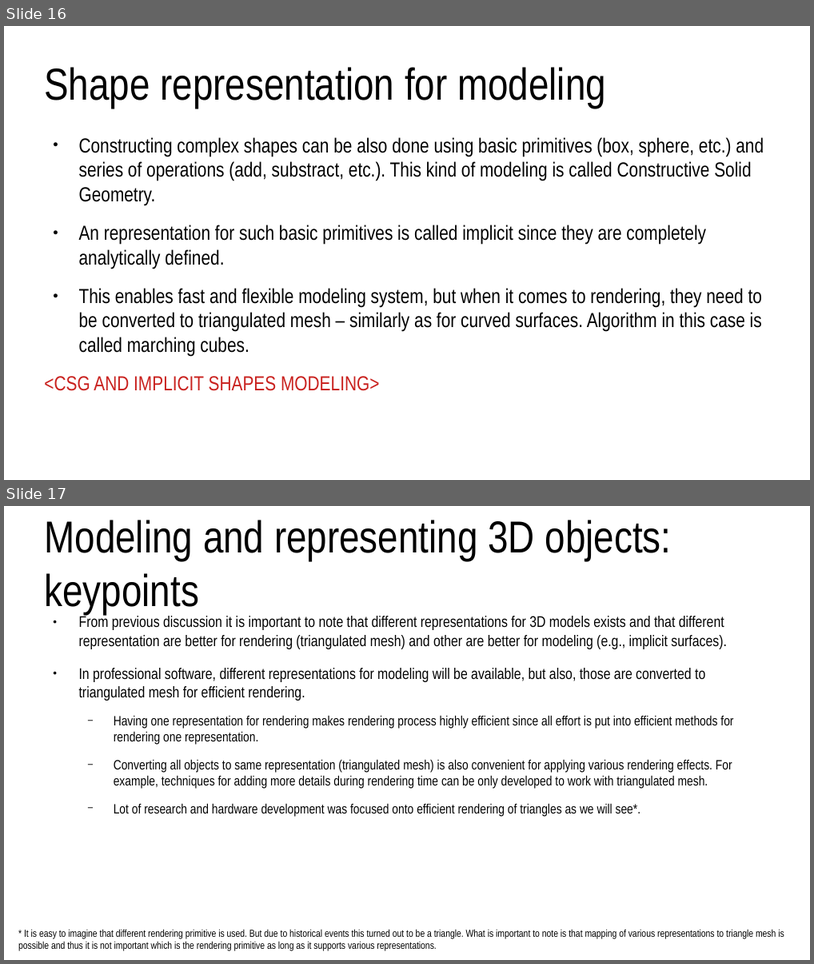
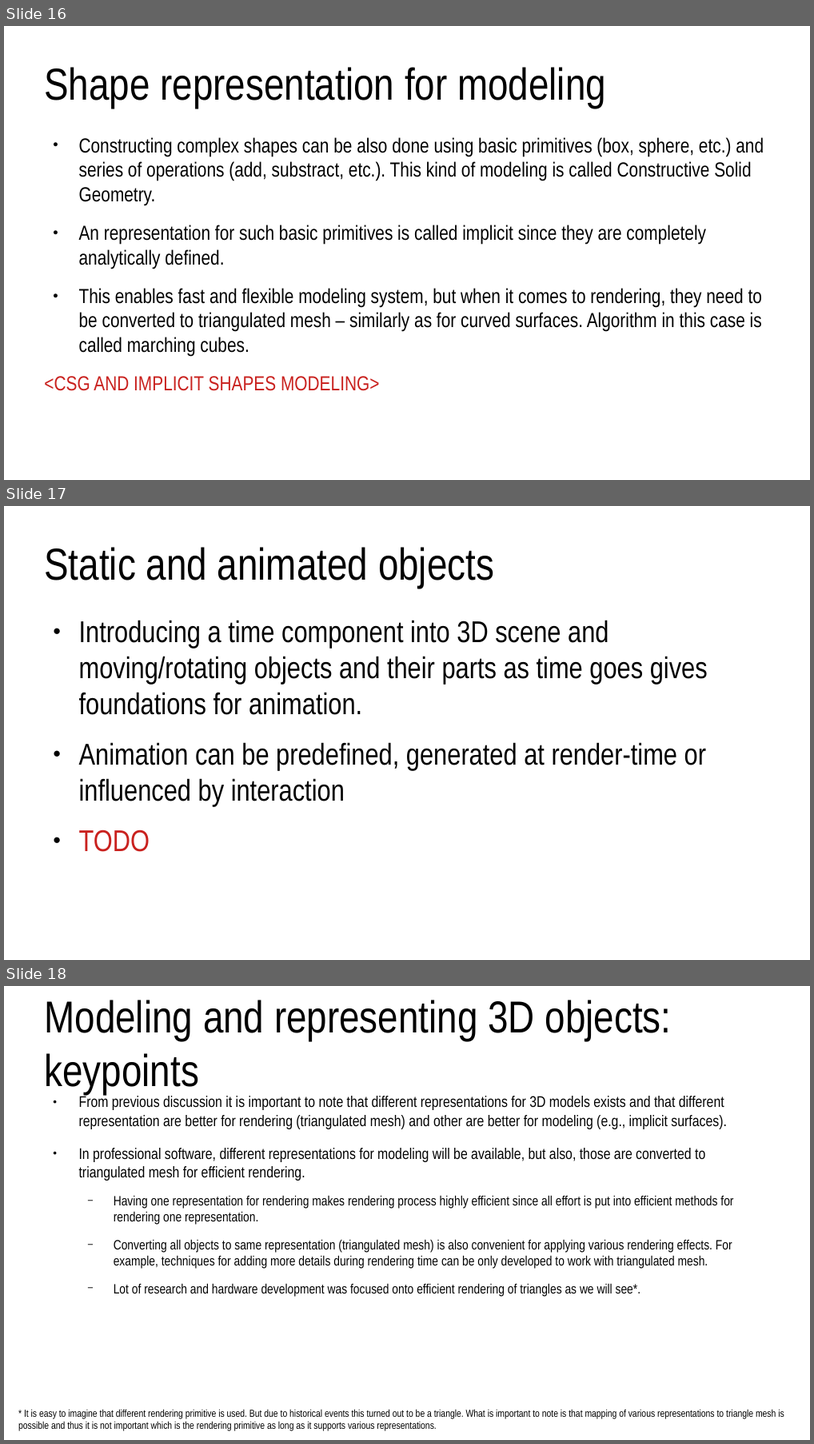
Before and after one commit to lorentzo/IntroductionToComputerGraphics, a slide deck: lectures/2_overview_computer_image_generation/computer_image_generation_overview.odp. Shown one above the other, each under a label of ours: slides 16 and 17 before the commit, slides 16, 17 and 18 after it. The pictures are 814x964 and 814x1444 pixels, drawn with LibreOffice and Linux fonts; fonts in the diff are those of the drawing. Boxes give left, top, right and bottom in pixels: in the first picture for what was removed or moved away, otherwise in the second. Text is boxed around its words. In the diff, an @@ line names an element or a change of style, - is before the commit and + after.

```diff
--- a/lectures/2_overview_computer_image_generation/computer_image_generation_overview.odp
+++ b/lectures/2_overview_computer_image_generation/computer_image_generation_overview.odp
@@ slide 17 added at [4,506,810,960], background #FFFFFF @@
@@ title added at [44,547,494,588], 44 pt, text #000000 @@
+Static and animated objects
@@ text added at [79,620,708,852], 29.6 pt, text #000000 @@
+● Introducing a time component into 3D scene and moving/rotating objects and their parts as time goes gives foundations for animation.
+● Animation can be predefined, generated at render-time or influenced by interaction
+● TODO
@@ what was slide 17 is now slide 18 @@
```
Also in this commit, not shown: 8 slides changed, 7 other slides added, 2 other files.
